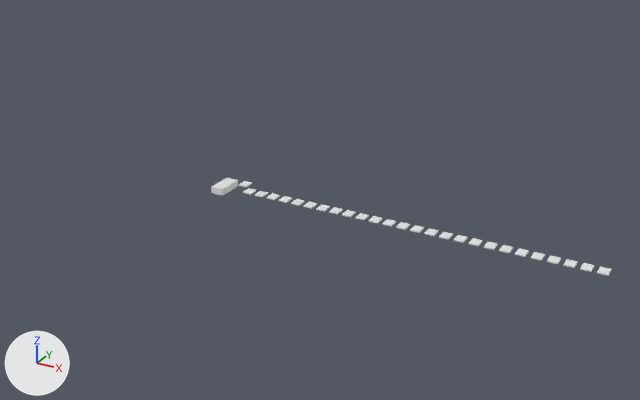
What one commit did to the Blender file models/gridwords.blend.
Before and after are seen from a 50 mm camera at (70.4, -99.9, 50.1) aimed at (15.8, -0.7, 0.5). Lighting does not change. The marker at lower left points along +X, +Y and +Z.

Script lines for the objects in view, before the commit:
```python
me_grid_goal = bpy.data.meshes.new('Grid.Goal')
me_grid_goal.from_pydata(...)  # 22 vertices, 11 faces; spans x -1.0..1.0, y -1.0..1.0, z -1.0..0.0
me_grid_goal.materials.append(mat_material)  # white #e7e7e7
ob_grid_goal = bpy.data.objects.new('Grid.Goal', me_grid_goal)
ob_grid_goal.location = (0.0, -2.0, 0.0)
```
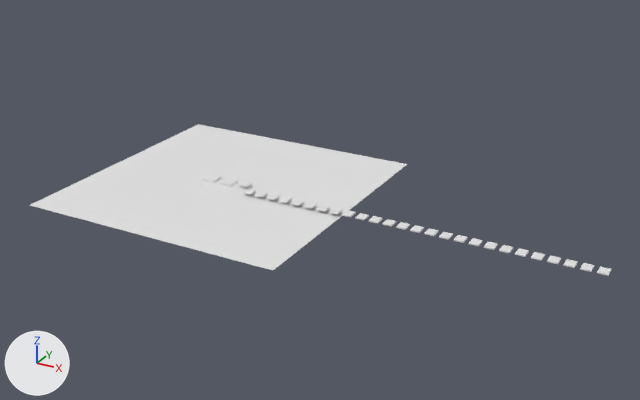
What changed in the scene script:
```text
Add me_plane:
    me_plane.from_pydata([(-20.0, -20.0, -0.4), (20.0, -20.0, -0.4), (-20.0, 20.0, -0.4), (20.0, 20.0, -0.4)], [], [(0, 1, 3, 2)])
Change ob_grid_goal:
    ob_grid_goal.location: (0.0, -2.0, 0.0) -> (-3.0, 0.0, 0.0)
Add ob_plane:
    ob_plane = bpy.data.objects.new('Plane', me_plane)
    ob_plane.location = (0.0, 0.0, 0.0)
```

Boxes (x1, y1, x2, y2) around the edits, measured in the pictures (640 x 400 px):
'Plane', added: after (30, 124, 407, 270)
'Grid.Goal', moved: before (211, 182, 231, 196); after (202, 174, 221, 183)
